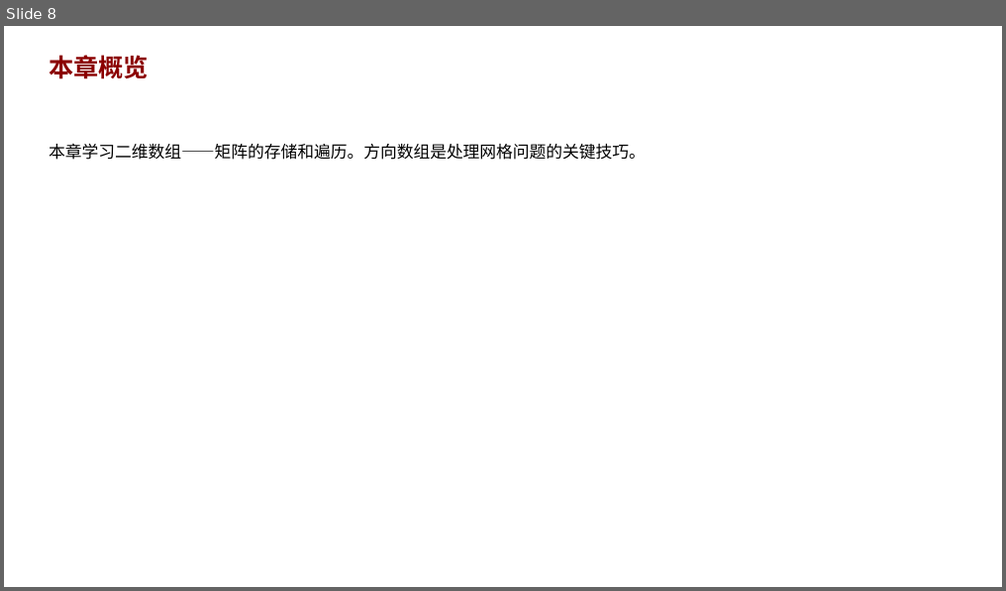
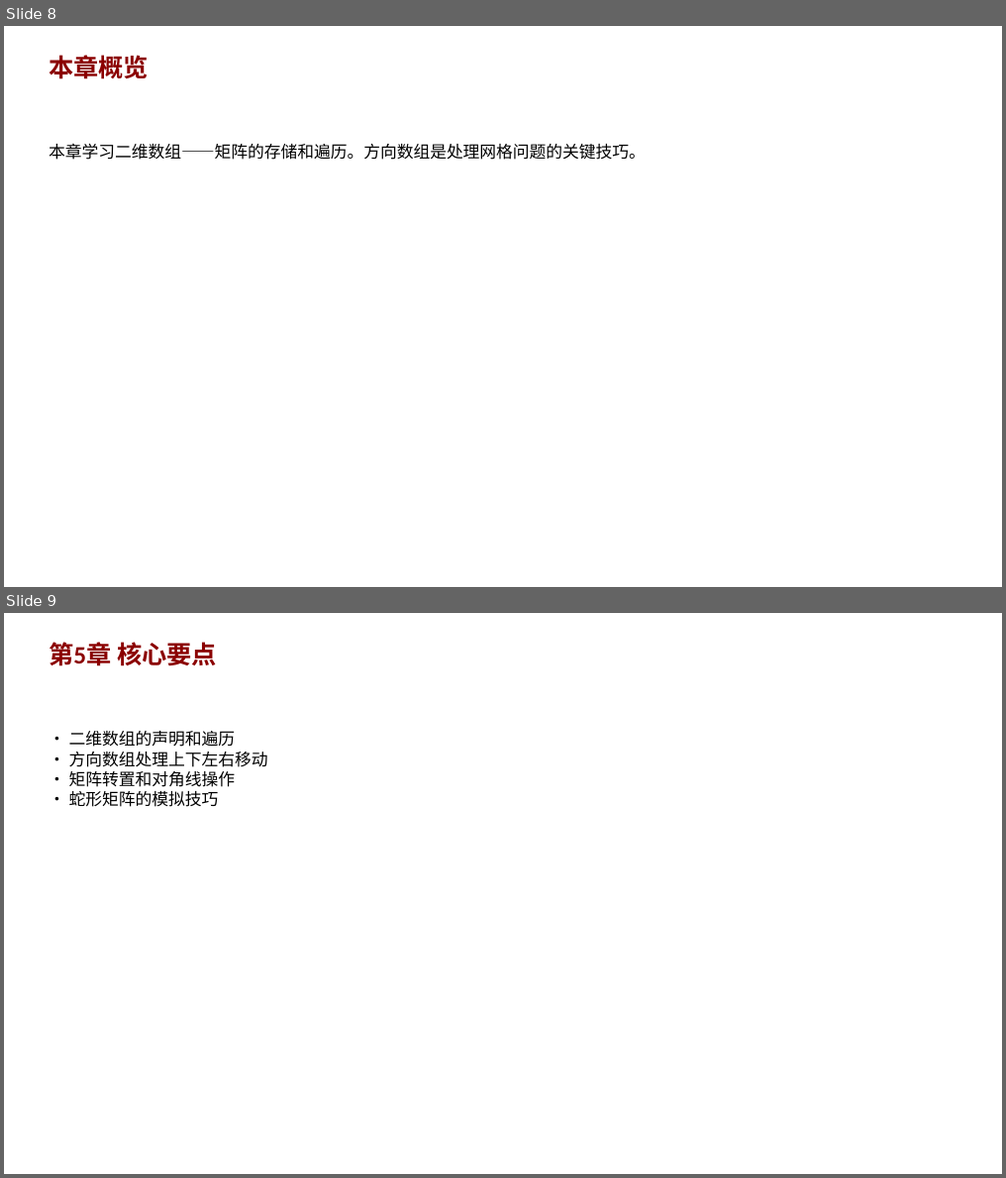
Before and after one commit to AndyLishengrui/trae-coding-course, a slide deck: textbook/ppt/chapter05_ppt.pptx. Shown one above the other, each under a label of ours: slide 8 before the commit, slides 8 and 9 after it. The pictures are 1006x591 and 1006x1178 pixels, drawn with LibreOffice and Linux fonts; fonts in the diff are those of the drawing. Boxes give left, top, right and bottom in pixels: in the first picture for what was removed or moved away, otherwise in the second. Text is boxed around its words. In the diff, an @@ line names an element or a change of style, - is before the commit and + after.

Commit message:
v6.9: PPT章节专属小结 + 验证修复
PPT改进：
- 15个PPT从8页扩充到9页
- 最后一页添加章节专属核心要点（4条）
- PPT第2轮验证通过

教材迭代进度：
- 叙事改进：Ch1-3 ✅, Ch4-6 ✅, Ch12-15 进行中
- 解题思路丰富：11个关键问题 ✅
- 复杂度分析：168题 ✅
- 难度标记：168题 ✅
- PPT验证：2/3轮 ✅

```diff
--- a/textbook/ppt/chapter05_ppt.pptx
+++ b/textbook/ppt/chapter05_ppt.pptx
@@ slide 9 added at [4, 613, 1002, 1174], background #FFFFFF @@
@@ text added at [49, 642, 217, 666], 24 pt, text #8B0000, bold @@
+第5章 核心要点
@@ text added at [69, 731, 268, 807], 16 pt, text #000000 @@
+• 二维数组的声明和遍历
+• 方向数组处理上下左右移动
+• 矩阵转置和对角线操作
+• 蛇形矩阵的模拟技巧
```
Also in this commit, not shown: 1 slide changed, 20 other files.
